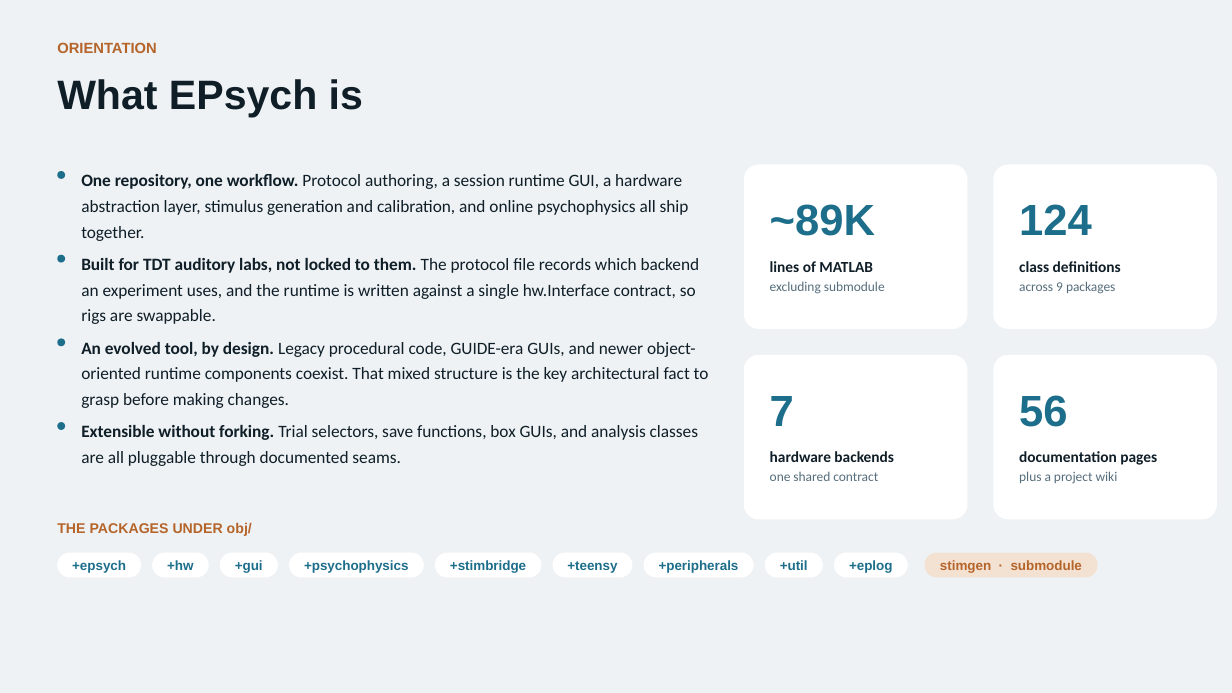
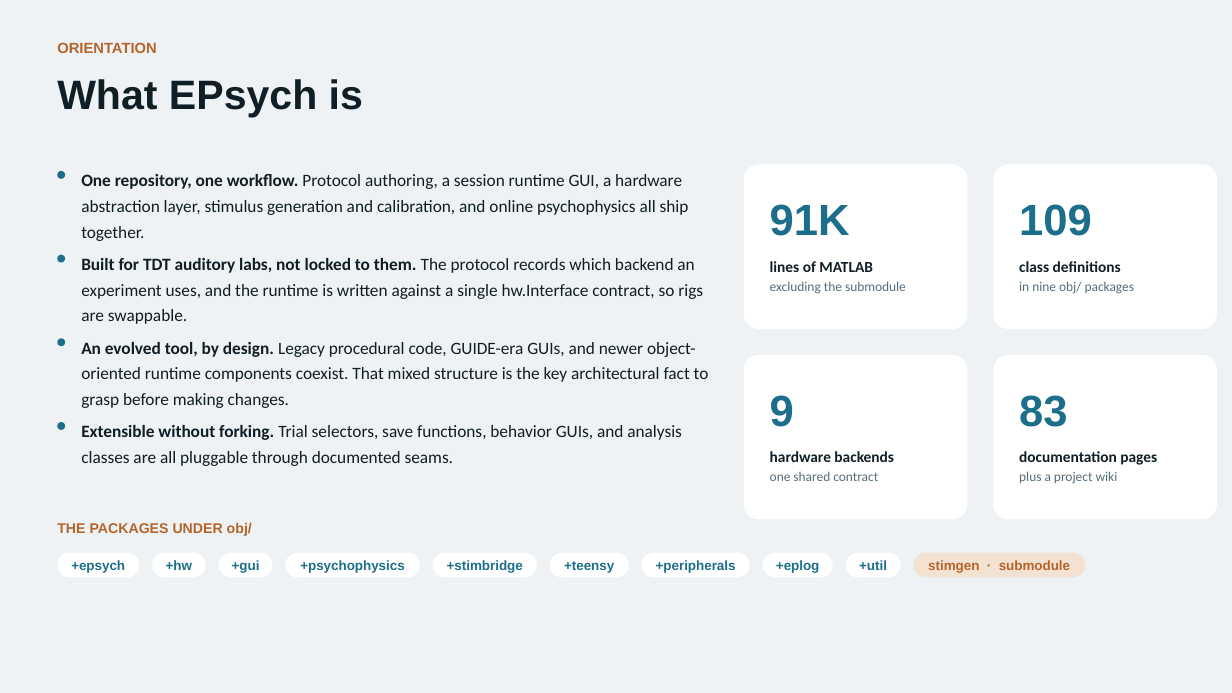
Before and after one commit to dstolz/epsych2, a slide deck: slide 2 of documentation/overviews/EPsych2_Overview.pptx. Drawn at 1232x693 pixels with LibreOffice and Linux fonts; fonts in the diff are those of the drawing. Boxes give left, top, right and bottom in pixels: in the first picture for what was removed or moved away, otherwise in the second. Text is boxed around its words. In the diff, an @@ line names an element or a change of style, - is before the commit and + after.

```diff
--- a/documentation/overviews/EPsych2_Overview.pptx
+++ b/documentation/overviews/EPsych2_Overview.pptx
@@ text at [770,204,850,236]: text changed @@
-~89K
+91K
@@ text at [1019,204,1092,236]: text changed @@
-124
+109
@@ text at [81,258,703,324]: text changed @@
-Built for TDT auditory labs, not locked to them. The protocol file records which backend an experiment uses, and the runtime is written against a single hw.Interface contract, so rigs are swappable.
+Built for TDT auditory labs, not locked to them. The protocol records which backend an experiment uses, and the runtime is written against a single hw.Interface contract, so rigs are swappable.
@@ text at [770,281,906,294]: text changed @@
-excluding submodule
+excluding the submodule
@@ text at [1019,281,1134,294]: text changed @@
-across 9 packages
+in nine obj/ packages
@@ text at [770,395,794,427]: text changed @@
-7
+9
@@ text at [1019,395,1067,427]: text changed @@
-56
+83
@@ text at [81,425,682,466]: text changed @@
-Extensible without forking. Trial selectors, save functions, box GUIs, and analysis classes are all pluggable through documented seams.
+Extensible without forking. Trial selectors, save functions, behavior GUIs, and analysis classes are all pluggable through documented seams.
@@ rounded rectangle "+gui": place and size @@
-rounded rectangle "+gui" at [220,553,278,578]
+rounded rectangle "+gui" at [219,553,273,578]
@@ rounded rectangle "+psychophysics": place and size @@
-rounded rectangle "+psychophysics" at [289,553,424,578]
+rounded rectangle "+psychophysics" at [286,553,420,578]
@@ rounded rectangle "+stimbridge": place and size @@
-rounded rectangle "+stimbridge" at [435,553,542,578]
+rounded rectangle "+stimbridge" at [433,553,537,578]
@@ rounded rectangle "+teensy": place and size @@
-rounded rectangle "+teensy" at [553,553,633,578]
+rounded rectangle "+teensy" at [550,553,628,578]
@@ rounded rectangle "+eplog": place and size @@
-rounded rectangle "+eplog" at [835,553,909,578]
+rounded rectangle "+eplog" at [762,553,833,578]
@@ rounded rectangle "+util": place and size @@
-rounded rectangle "+util" at [765,553,823,578]
+rounded rectangle "+util" at [846,553,901,578]
@@ rounded rectangle "stimgen · submodule": place and size @@
-rounded rectangle "stimgen · submodule" at [924,553,1098,578]
+rounded rectangle "stimgen · submodule" at [914,553,1086,578]
```
Also in this commit, not shown: 12 other slides changed, 7 slides added.
